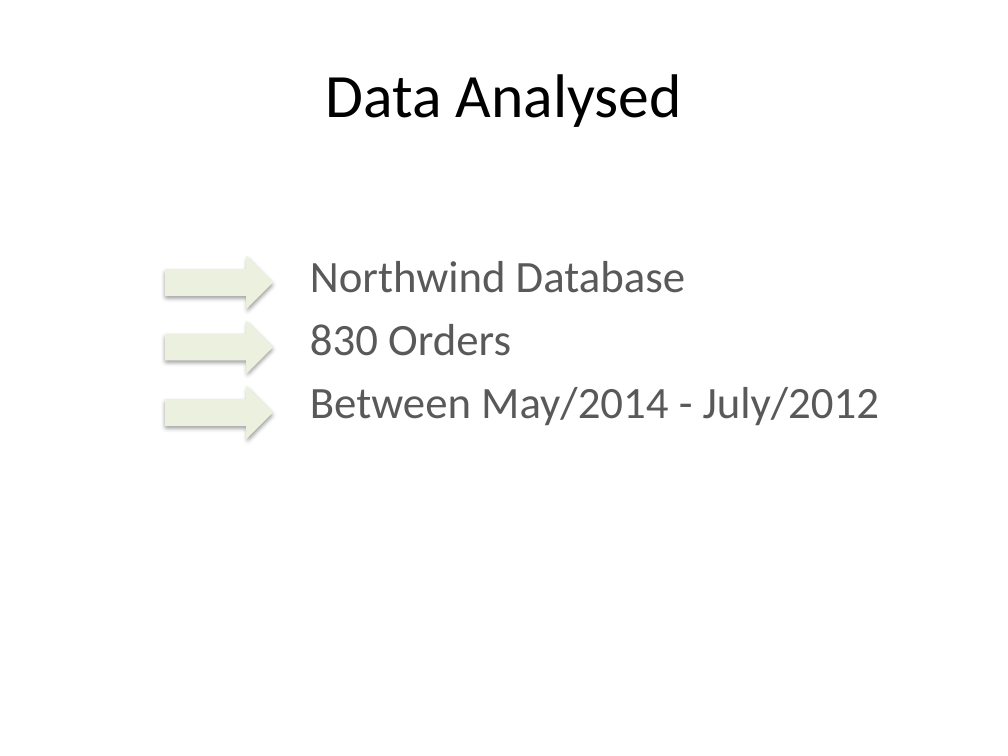
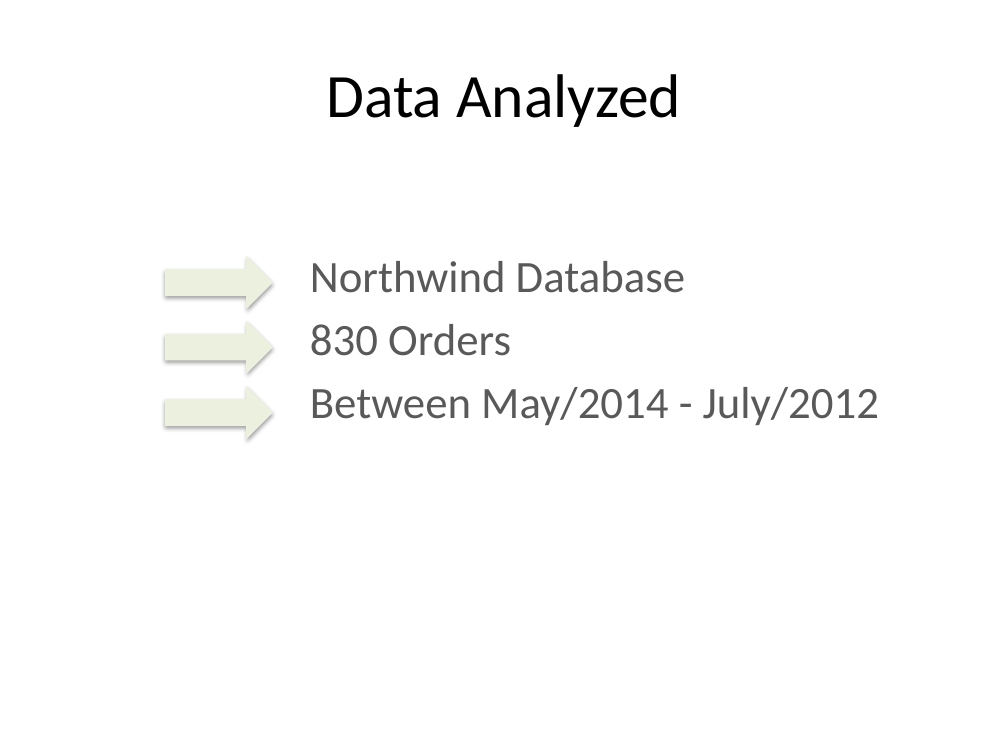
Before and after one commit to Sue-Mir/Module2_Project_Hypothesis_Testing, a slide deck: slide 3 of Project2_HypothesisTesting_NonTechnicalPresentation.pptx. Drawn at 1008x756 pixels with LibreOffice and Linux fonts; fonts in the diff are those of the drawing. Boxes give left, top, right and bottom in pixels: in the first picture for what was removed or moved away, otherwise in the second. Text is boxed around its words. In the diff, an @@ line names an element or a change of style, - is before the commit and + after.

```diff
--- a/Project2_HypothesisTesting_NonTechnicalPresentation.pptx
+++ b/Project2_HypothesisTesting_NonTechnicalPresentation.pptx
@@ title at <box>326,74,681,127</box>: text changed @@
-Data Analysed
+Data Analyzed
```
Also in this commit, not shown: 8 other slides changed, 2 slides added, 2 slides removed.
